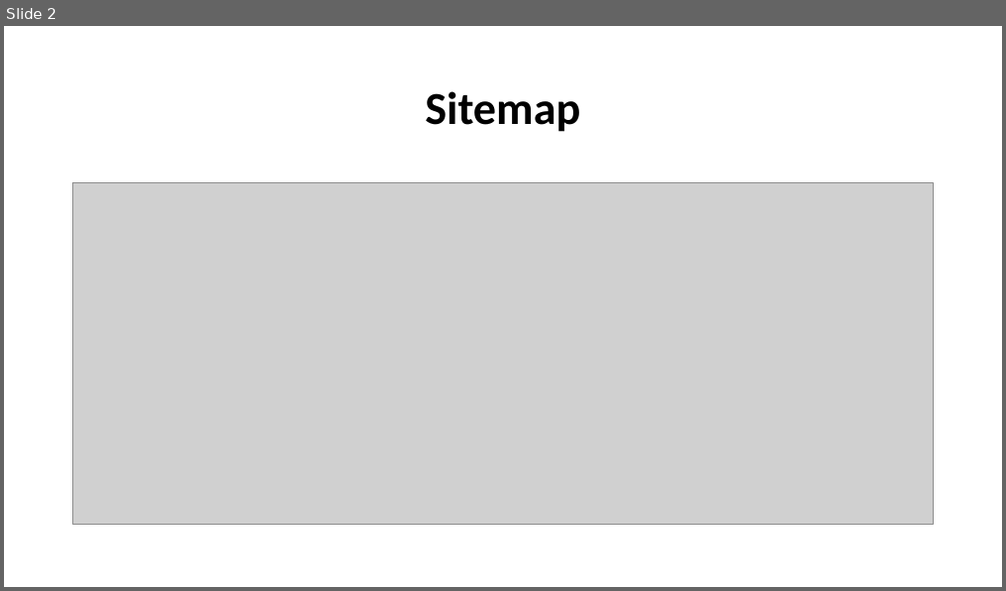
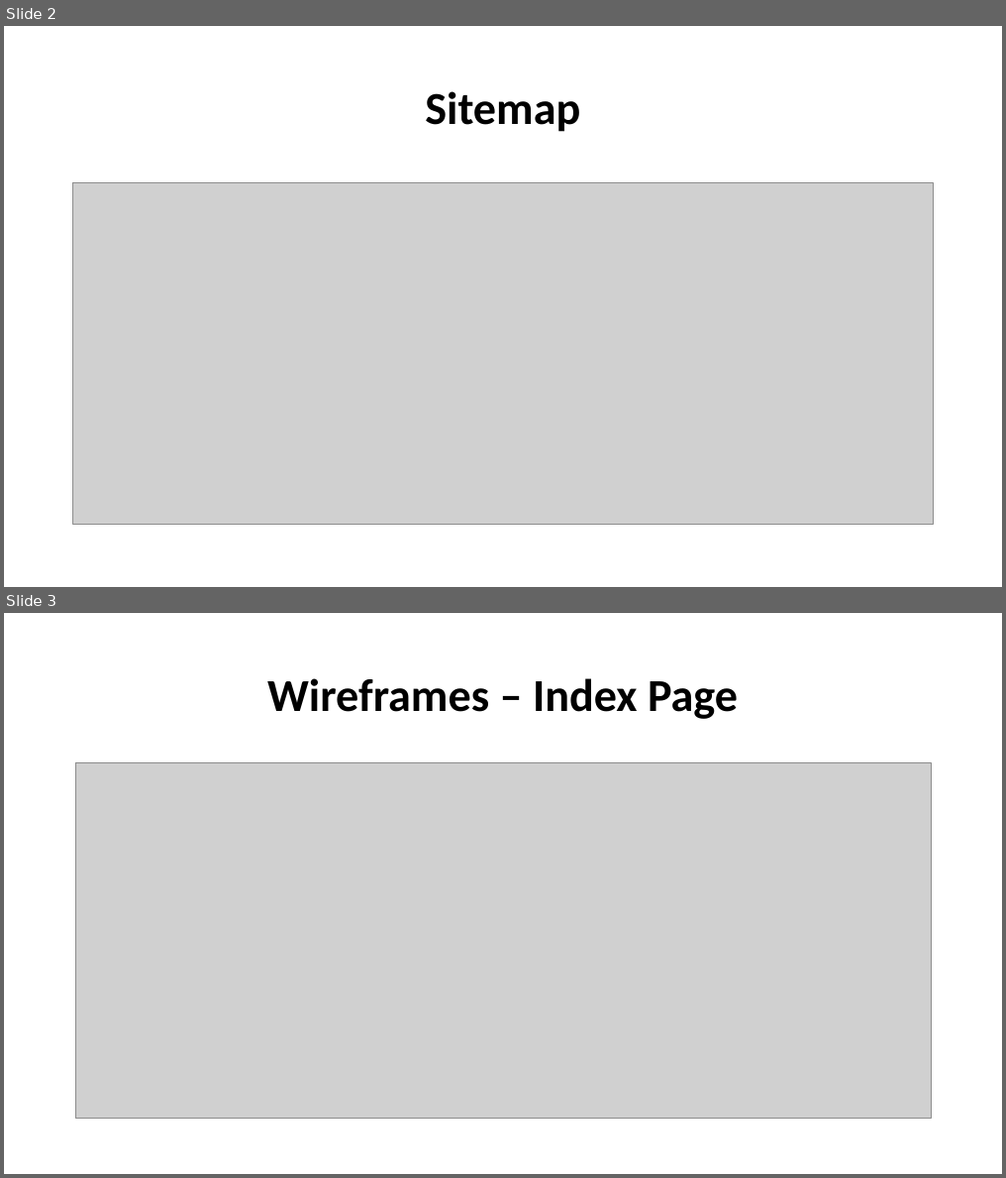
Before and after one commit to quachck/DavidQuach_T1A2, a slide deck: ppt/portfolio-slidedeck.pptx. Shown one above the other, each under a label of ours: slide 2 before the commit, slides 2 and 3 after it. The pictures are 1006x591 and 1006x1178 pixels, drawn with LibreOffice and Linux fonts; fonts in the diff are those of the drawing; grey boxes stand for pictures. Boxes give left, top, right and bottom in pixels: in the first picture for what was removed or moved away, otherwise in the second. Text is boxed around its words. In the diff, an @@ line names an element or a change of style, - is before the commit and + after.

```diff
--- a/ppt/portfolio-slidedeck.pptx
+++ b/ppt/portfolio-slidedeck.pptx
@@ slide 3 added at (x1=4, y1=613, x2=1002, y2=1174), background #FFFFFF @@
@@ title added at (x1=267, y1=678, x2=738, y2=719), 44 pt, text #000000, bold @@
+Wireframes – Index Page
@@ picture added at (x1=75, y1=762, x2=931, y2=1119) @@
```
Also in this commit, not shown: 9 other slides added, 1 slide removed, 28 other files.
